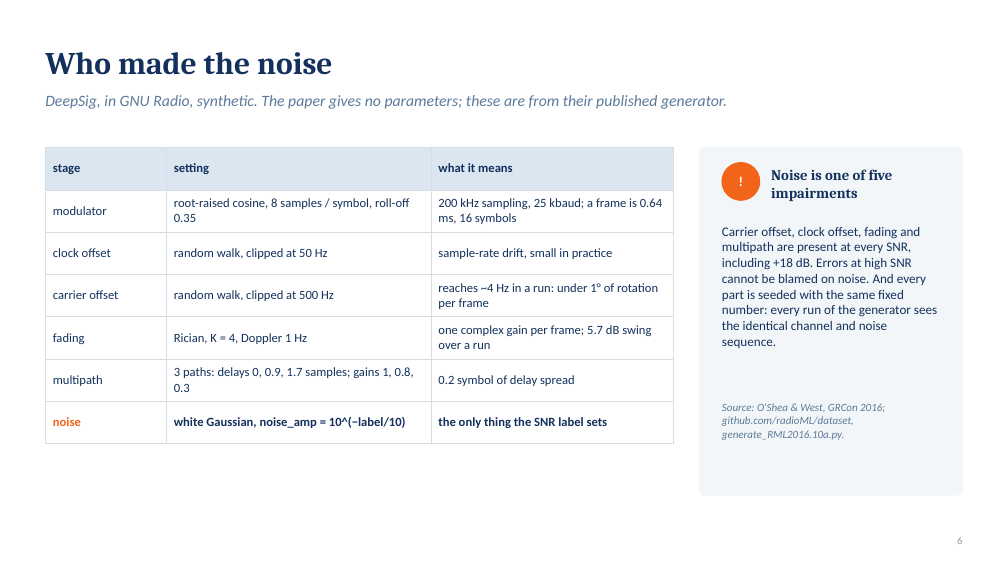
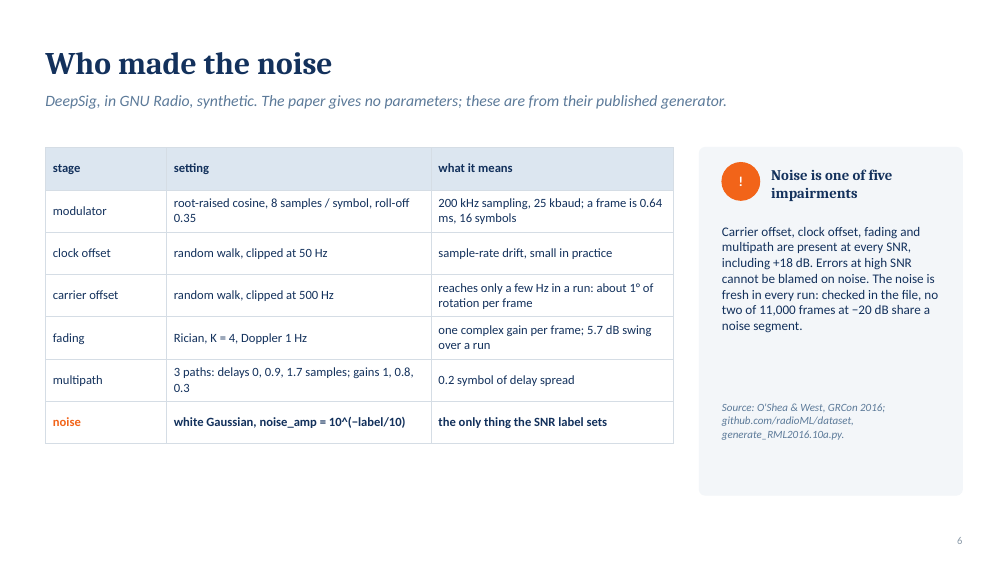
Before and after one commit to YusufBilo78/amc, a slide deck: slide 6 of deck/moshe_2016.pptx. Drawn at 1008x567 pixels with LibreOffice and Linux fonts; fonts in the diff are those of the drawing. Boxes give left, top, right and bottom in pixels: in the first picture for what was removed or moved away, otherwise in the second. Text is boxed around its words. In the diff, an @@ line names an element or a change of style, - is before the commit and + after.

```diff
--- a/deck/moshe_2016.pptx
+++ b/deck/moshe_2016.pptx
@@ table at [45,147,673,432] @@
-row 4, column 3: reaches ~4 Hz in a run: under 1° of rotation per frame
+row 4, column 3: reaches only a few Hz in a run: about 1° of rotation per frame
@@ text at [722,227,938,333]: text changed @@
-Carrier offset, clock offset, fading and multipath are present at every SNR, including +18 dB. Errors at high SNR cannot be blamed on noise. And every part is seeded with the same fixed number: every run of the generator sees the identical channel and noise sequence.
+Carrier offset, clock offset, fading and multipath are present at every SNR, including +18 dB. Errors at high SNR cannot be blamed on noise. The noise is fresh in every run: checked in the file, no two of 11,000 frames at −20 dB share a noise segment.
```
Also in this commit, not shown: 8 other files.
